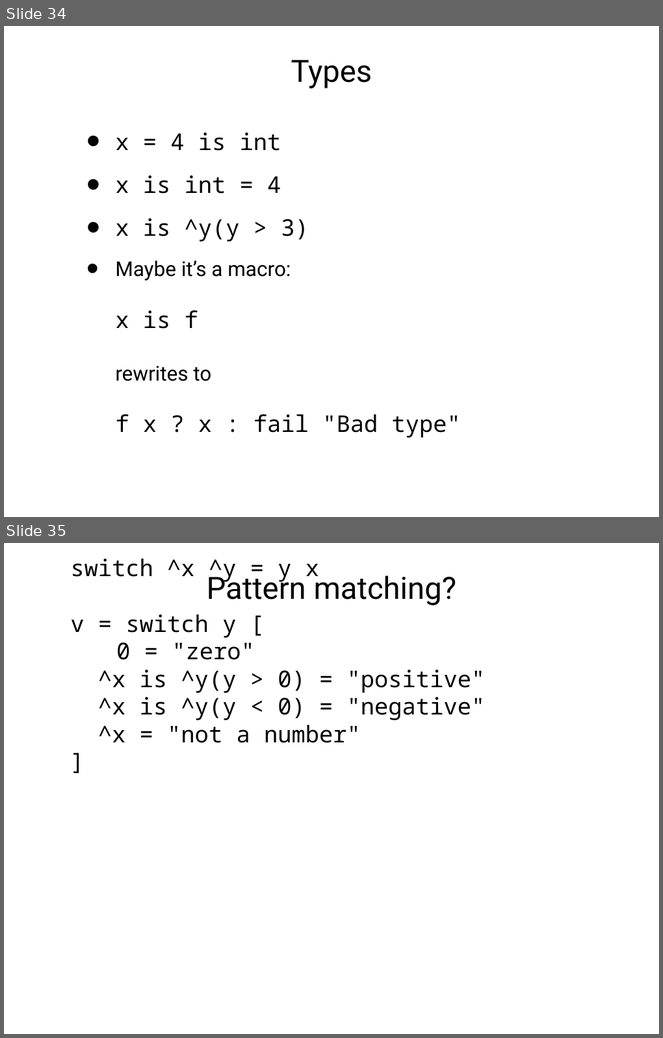
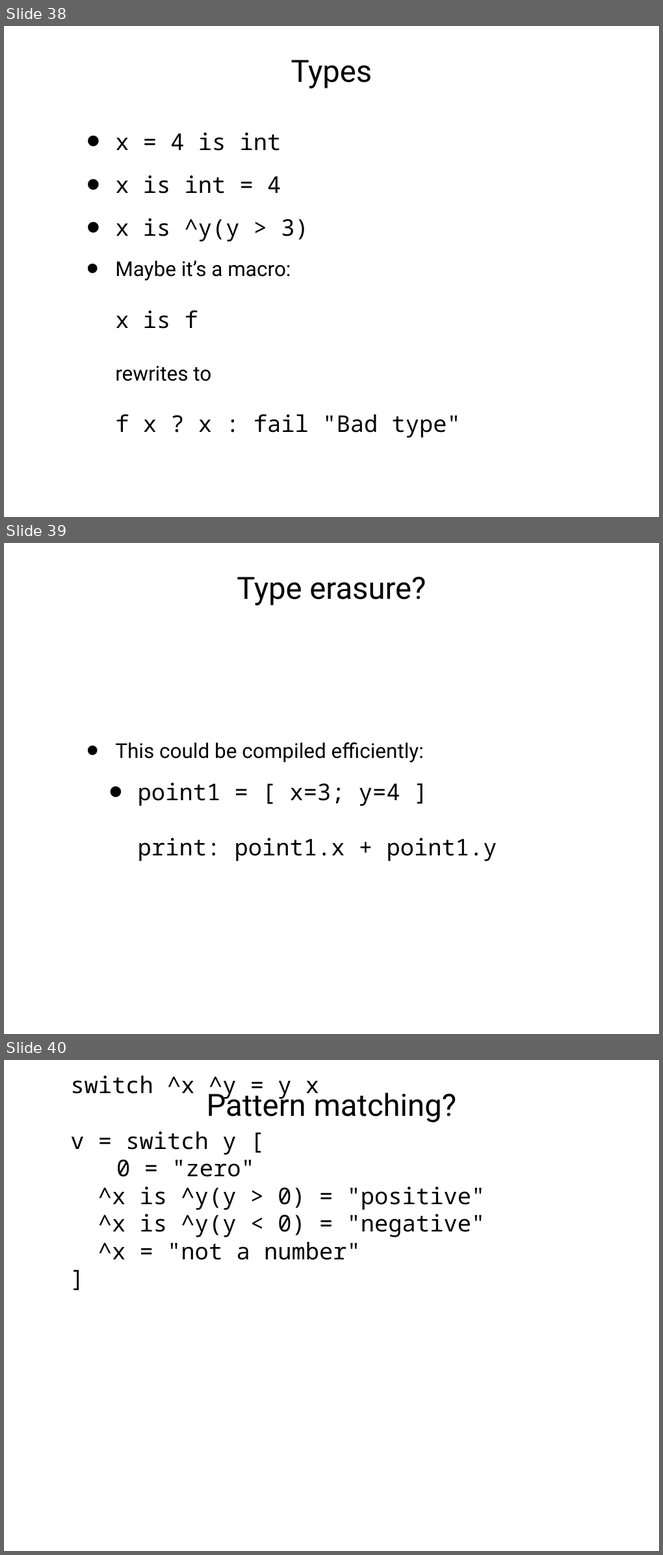
Before and after one commit to degoes-consulting/lambdaconf-2015, a slide deck: speakers/mcclure/IntroducingEmily0515_PPT.ppt. Shown one above the other, each under a label of ours: slides 34 and 35 before the commit, slides 38, 39 and 40 after it. The pictures are 663x1038 and 663x1555 pixels, drawn with LibreOffice and Linux fonts; fonts in the diff are those of the drawing. Boxes give left, top, right and bottom in pixels: in the first picture for what was removed or moved away, otherwise in the second. Text is boxed around its words. In the diff, an @@ line names an element or a change of style, - is before the commit and + after.

```diff
--- a/speakers/mcclure/IntroducingEmily0515_PPT.ppt
+++ b/speakers/mcclure/IntroducingEmily0515_PPT.ppt
@@ slide 39 added at box(4, 543, 659, 1034), background #FFFFFF @@
@@ title added at box(237, 577, 426, 605), 48 pt, text #000000 @@
+Type erasure?
@@ text added at box(115, 743, 497, 861), 36 pt, text #000000 @@
+• This could be compiled efficiently:
+  • point1 = [ x=3; y=4 ]
+    print: point1.x + point1.y
@@ what was slide 34 is now slide 38 @@
@@ what was slide 35 is now slide 40 @@
```
Also in this commit, not shown: 14 slides changed, 4 other slides added, 2 other files.
